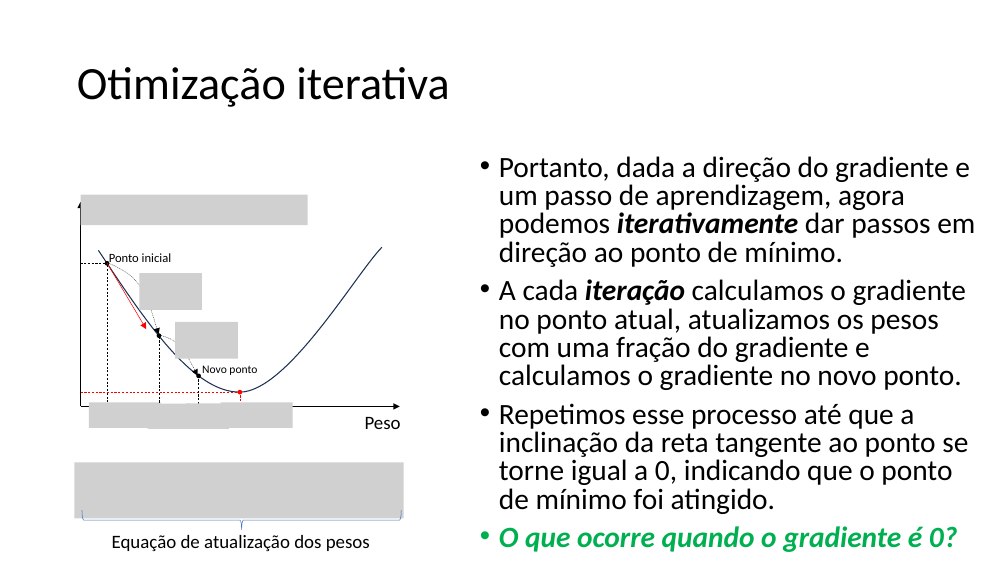
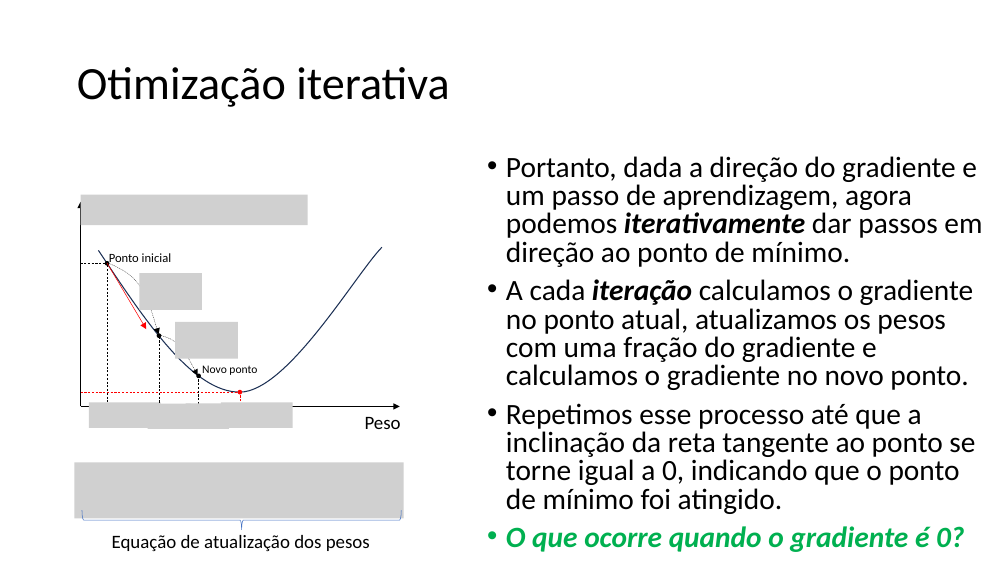
Before and after one commit to zz4fap/tp557-iot-ml, a slide deck: slide 15 of slides/TP557_6_Minimizando_o_erro.pptx (slide 12 before the commit). Drawn at 1008x567 pixels with LibreOffice and Linux fonts; fonts in the diff are those of the drawing; grey boxes stand for pictures. Boxes give left, top, right and bottom in pixels: in the first picture for what was removed or moved away, otherwise in the second. Text is boxed around its words. In the diff, an @@ line names an element or a change of style, - is before the commit and + after.

```diff
--- a/slides/TP557_6_Minimizando_o_erro.pptx
+++ b/slides/TP557_6_Minimizando_o_erro.pptx
@@ text "Portanto, dada a direção do ..." moved from (x1=499, y1=156, x2=975, y2=552) to (x1=506, y1=156, x2=982, y2=552) @@
```
Also in this commit, not shown: 5 other slides changed, 3 slides added.
